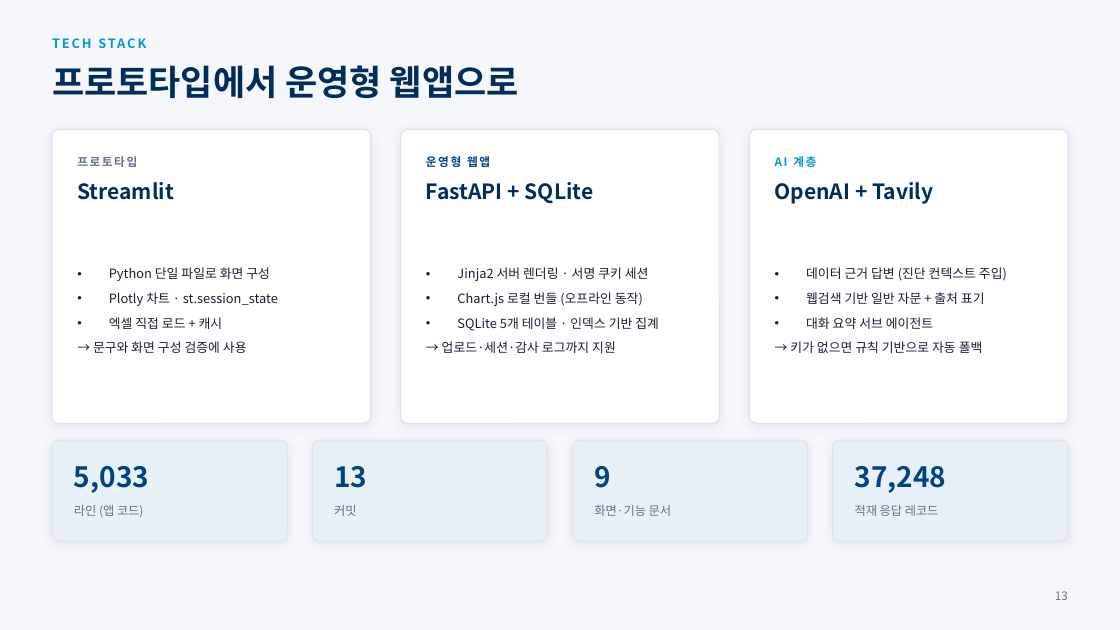
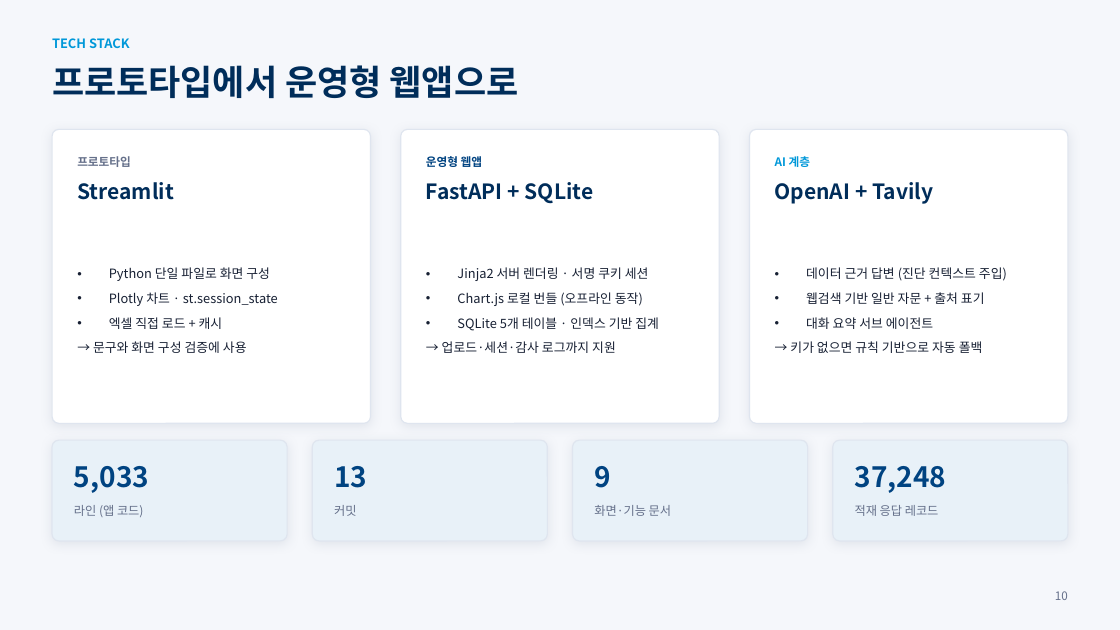
Before and after one commit to frypanegg/AI_PJT, a slide deck: slide 11 of Org_health_diag/docs/2026_조직건강도_AI_Agent_수행결과.pptx (slide 14 before the commit). Drawn at 1120x630 pixels with LibreOffice and Linux fonts; fonts in the diff are those of the drawing. Boxes give left, top, right and bottom in pixels: in the first picture for what was removed or moved away, otherwise in the second. Text is boxed around its words. In the diff, an @@ line names an element or a change of style, - is before the commit and + after.

```diff
--- a/Org_health_diag/docs/2026_조직건강도_AI_Agent_수행결과.pptx
+++ b/Org_health_diag/docs/2026_조직건강도_AI_Agent_수행결과.pptx
@@ text "TECH STACK" at (52,38,130,48): letter spacing 1.6 to 0 pt @@
@@ letter spacing 1.4 to 0 pt in 3 elements at (77,156,131,167), (426,154,482,170), (775,156,810,167) @@
@@ text "Python 단일 파일로 화면 구성" at (93,267,278,353): less space between paragraphs @@
@@ text at (1055,591,1068,600): text changed @@
-13
+10
```
Also in this commit, not shown: 11 other slides changed, 1 slide added, 4 slides removed.
